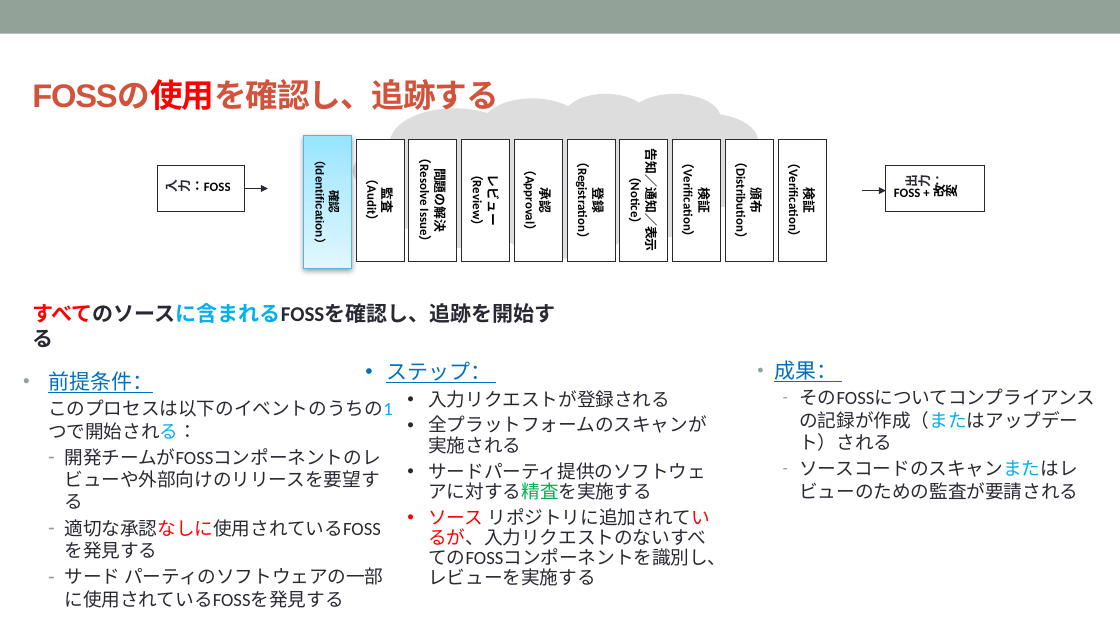
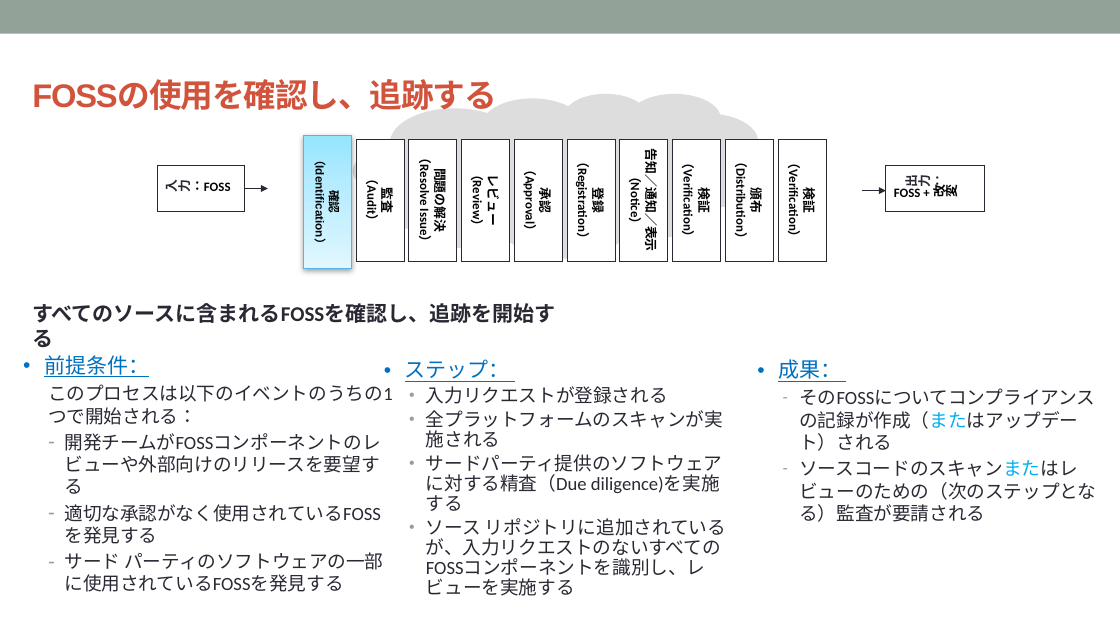
Before and after one commit to OpenChain-Project/Curriculum-Translation-JP, a slide deck: slide 54 of RC/openchain-curriculum-release-2-jp_rc1.0.pptx. Drawn at 1120x630 pixels with LibreOffice and Linux fonts; fonts in the diff are those of the drawing; background and template pictures are left out. Boxes give left, top, right and bottom in pixels: in the first picture for what was removed or moved away, otherwise in the second. Text is boxed around its words. In the diff, an @@ line names an element or a change of style, - is before the commit and + after.

Commit message:
Preparing RC version(54 pages done)

```diff
--- a/RC/openchain-curriculum-release-2-jp_rc1.0.pptx
+++ b/RC/openchain-curriculum-release-2-jp_rc1.0.pptx
@@ text "FOSSの使用を確認し、追跡する" at box(32, 81, 496, 110): text colour #FF0000 to #D2533C in "FOSSの使用を確認し、追跡する" @@
@@ text "すべてのソースに含まれるFOSSを確認し、追跡を開始する" at box(32, 303, 555, 323): text colour #FF0000 to #292934, text colour #00B0F0 to #292934 in "すべてのソースに含まれるFOSSを確認し、追跡を開始する" @@
@@ text "前提条件：": place and size @@
-text "前提条件：" at box(48, 371, 393, 608)
+text "前提条件：" at box(48, 384, 393, 592)
@@ text "ステップ：": place and size @@
-text "ステップ：" at box(386, 361, 726, 586)
+text "ステップ：" at box(426, 386, 726, 596)
@@ text at box(778, 359, 841, 382): indent changed; line spacing 1.5 to 0.9; more space between paragraphs @@
@@ text at box(48, 384, 393, 402): text colour #00B0F0 to #292934 in "このプロセスは以下のイベントのうちの1つで開始される："; indent changed; line spacing 1.5 to 0.9; more space between paragraphs @@
@@ text at box(426, 386, 726, 596): text colour #FF0000 to #292934 in "ソース リポジトリに追加されているが、入力リクエストのないすべてのFOSSコンポーネントを識別し、レビューを実施する"; indent changed; less space between paragraphs @@
@@ text at box(426, 454, 722, 511): text changed @@
-  • サードパーティ提供のソフトウェアに対する精査を実施する
+  • サードパーティ提供のソフトウェアに対する精査（Due diligence)を実施する
@@ text at box(799, 460, 1096, 522): text changed @@
-  – ソースコードのスキャンまたはレビューのための監査が要請される
+  – ソースコードのスキャンまたはレビューのための（次のステップとなる）監査が要請される
@@ text at box(64, 504, 381, 522): text changed @@
-  – 適切な承認なしに使用されているFOSSを発見する
+  – 適切な承認がなく使用されているFOSSを発見する
```
